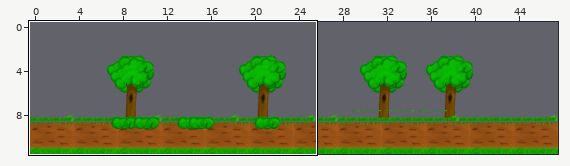
Tiled map, stored at res/Normal/stage1.tmx. The first picture is a wide view before the edit; the outline marks the close-up.
Close-up. Earlier state:
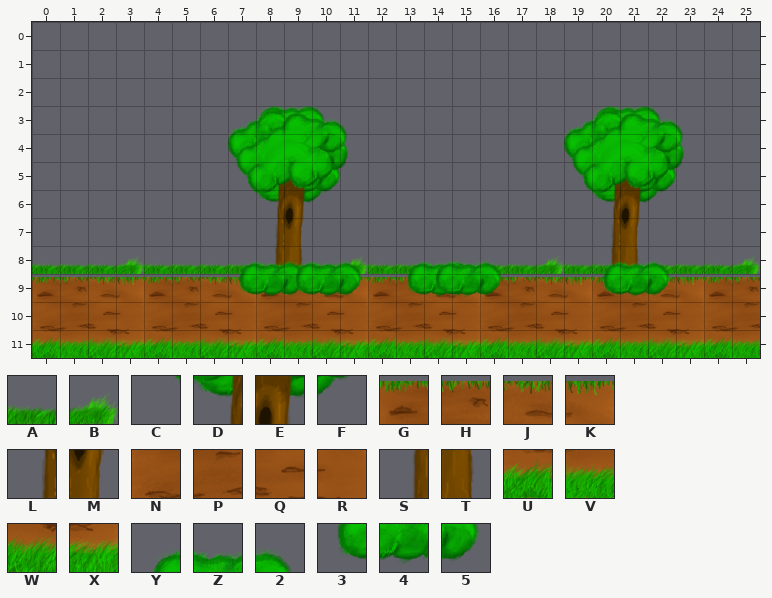
Cells are 64x64 px. Shown: x 0..25, y 0..11. The commit also changed other parts of the map, which this record leaves out.
Key: from "tileds": A 6, B 7, C 24, D 25, E 26, F 27, G 28, H 29, J 30, K 31, L 33, M 34, N 36, P 37, Q 38, R 39, S 41, T 42, U 44, V 45, W 46, X 47, Y 138, Z 139, 2 140, 3 146, 4 147, 5 148.
_ is an empty cell.
Layers that did not change in this view are not listed.
Layer "main" before, first column x 5:
 6 _____________________
 7 _____________________
 8 _____________________
 9 HJKGHJKGHJKGHJKGHJKGH
10 PQRNPQRNPQRNPQRNPQRNP
11 VWXUVWXUVWXUVWXUVWXUV
Layer "tree" before, first column x 5:
 6 __CDEF_________DEF___
 7 ___LM__________LM____
 8 ___ST__________ST____
 9 _____________________
10 _____________________
11 _____________________
Layer "grass" before, first column x 0:
 6 __________________________
 7 __________________________
 8 AAABAAAAAAABAAAAAABAAAAAAB
 9 __________________________
10 __________________________
11 __________________________
Layer "bush2" before, first column x 6:
 6 _______________
 7 _______________
 8 ___YZ2__YZ2____
 9 ___345__345____
10 _______________
11 _______________
After:
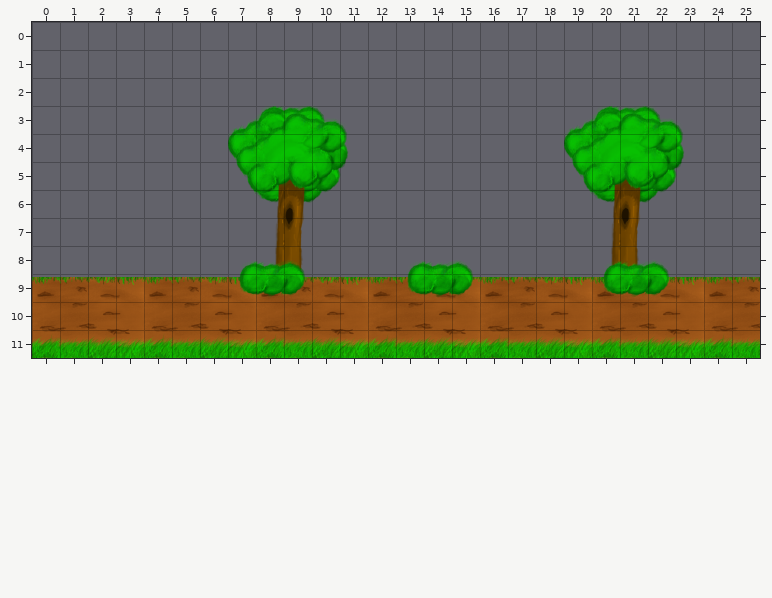
The edit:
Layer "main":
y 8: x 8..9 __ -> ST; x 20..21 __ -> ST
Layer "tree" (removed):
y 8: x 8..9 ST -> __; x 20..21 ST -> __
Layer "grass" (now hidden):
y 8: x 0..25 AAABAAAAAAABAAAAAABAAAAAAB -> __________________________
Layer "bush2" (removed):
y 8: x 9..11 YZ2 -> ___; x 14..16 YZ2 -> ___
y 9: x 9..11 345 -> ___; x 14..16 345 -> ___
